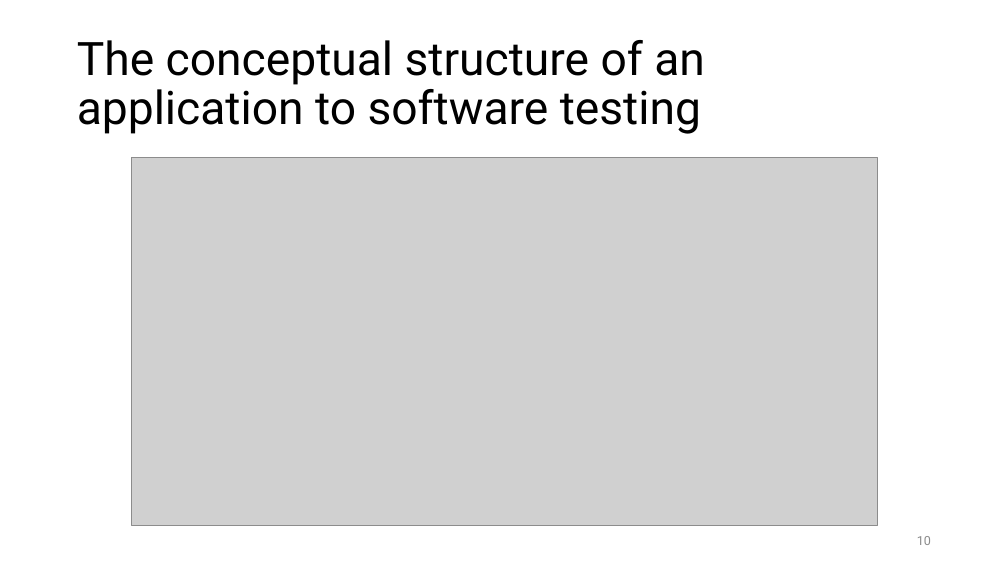
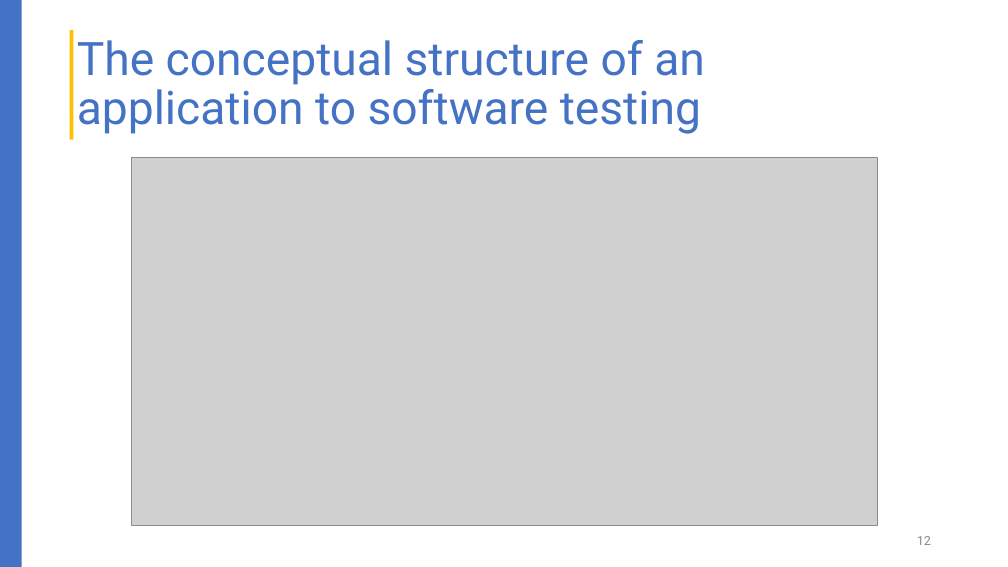
Before and after one commit to liepnguyen/Planru, a slide deck: slide 12 of Documents/Lessons Learned From Agile Quality Assurance In Scrum.pptx (slide 10 before the commit). Drawn at 1008x567 pixels with LibreOffice and Linux fonts; fonts in the diff are those of the drawing; grey boxes stand for pictures. Boxes give left, top, right and bottom in pixels: in the first picture for what was removed or moved away, otherwise in the second. Text is boxed around its words. In the diff, an @@ line names an element or a change of style, - is before the commit and + after.

```diff
--- a/Documents/Lessons Learned From Agile Quality Assurance In Scrum.pptx
+++ b/Documents/Lessons Learned From Agile Quality Assurance In Scrum.pptx
@@ rectangle added at [0, 0, 22, 567], fill #4472C4 @@
@@ title "The conceptual structure of an ..." at [77, 40, 705, 134]: text colour #000000 to #4472C4 @@
@@ rectangle added at [70, 30, 73, 140], fill #FFC000 @@
@@ page number at [917, 536, 931, 545]: text changed @@
-10
+12
```
Also in this commit, not shown: 15 other slides changed, 5 slides added, 3 slides removed.
